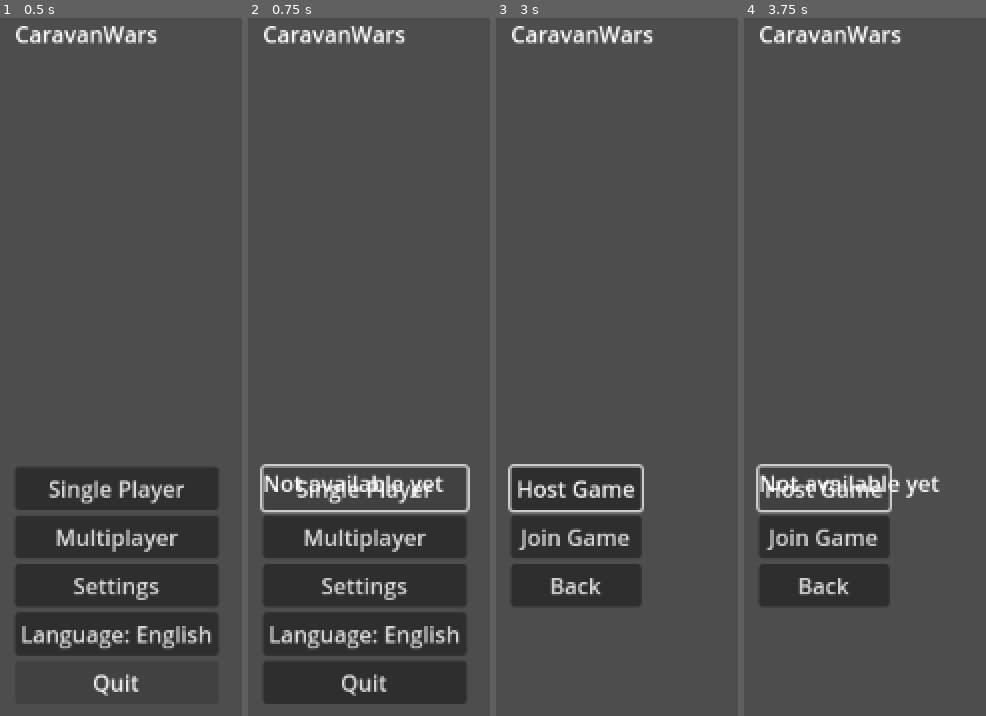
Above: before the commit, frames 1-4 (left to right).
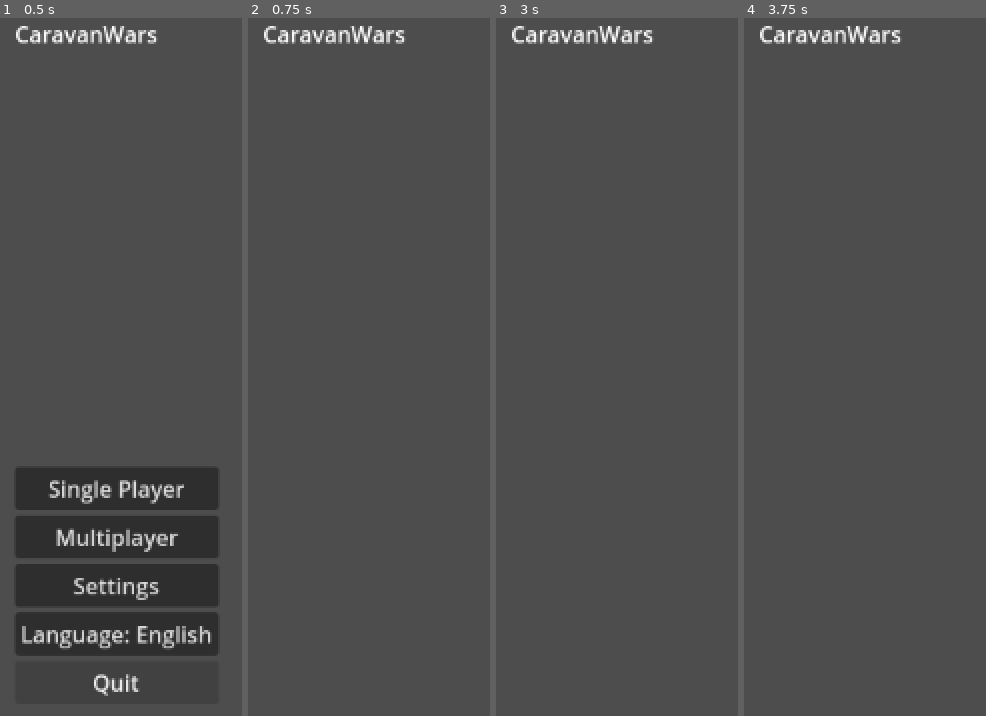
Above: after the commit, the same moments.

Repository: sepa79/CaravanWars
Game: Godot game, scene res://scenes/Main.tscn
Same seed, same stepped clock (60 frames per second), same inputs: the game is played once before the commit and once after it.
Inputs (mouse positions are in pixels of both pictures, inside the frame that each line leads up to):
- Up to frame 1 (0.5 s): no input
- Up to frame 2 (0.75 s): click "Single Player" at 0.5 s
- Up to frame 3 (3 s): click (612, 485) at 1.25 s, where only the run before the commit has a clickable "Single Player"; click (612, 485) at 2 s, where only the run before the commit has a clickable "Single Player"; click (612, 534) at 2.75 s, where only the run before the commit has a clickable "Multiplayer"
- Up to frame 4 (3.75 s): click (823, 485) at 3.5 s, where only the run before the commit has a clickable "Host Game"

Frame 1 is identical in both runs. In frame 2, 22% of the frame differs, in the area x 4-92%, y 63-99%; in frame 3, 9.9%; in frame 4, 8.2%.

Commit message:
feat: add net autoload and connecting scene

Diff:
--- /dev/null
+++ b/game/autoload/Net.gd
@@ -0,0 +1,50 @@
+extends Node
+
+signal state_changed(state: String)
+
+const STATE_MENU := "MENU"
+const STATE_CONNECTING_STARTING_HOST := "CONNECTING.starting_host"
+const STATE_CONNECTING_JOINING_HOST := "CONNECTING.joining_host"
+const STATE_CONNECTING_RETRYING := "CONNECTING.retrying"
+const STATE_READY := "READY"
+const STATE_GAME := "GAME"
+const STATE_FAILED := "FAILED"
+
+var state: String = STATE_MENU
+var last_action: Callable = func() -> void: pass
+var fail_reason: String = ""
+
+func _set_state(new_state: String) -> void:
+    state = new_state
+    state_changed.emit(state)
+
+func start_singleplayer() -> void:
+    last_action = start_singleplayer
+    _set_state(STATE_CONNECTING_STARTING_HOST)
+    # TODO: implement single-player host and join logic
+    _set_state(STATE_READY)
+
+func start_host() -> void:
+    last_action = start_host
+    _set_state(STATE_CONNECTING_STARTING_HOST)
+    # TODO: implement hosting logic
+    _set_state(STATE_READY)
+
+func start_join(address: String) -> void:
+    last_action = func() -> void: start_join(address)
+    _set_state(STATE_CONNECTING_JOINING_HOST)
+    # TODO: implement joining logic
+    _set_state(STATE_READY)
+
+func retry() -> void:
+    if last_action == null:
+        return
+    _set_state(STATE_CONNECTING_RETRYING)
+    last_action.call()
+
+func fail(reason: String) -> void:
+    fail_reason = reason
+    _set_state(STATE_FAILED)
+
+func reset() -> void:
+    _set_state(STATE_MENU)
--- a/game/project.godot
+++ b/game/project.godot
@@ -11,10 +11,11 @@
 [application]
 
 config/name="CaravanWars"
-config/version="0.1.4"
+config/version="0.1.5"
 run/main_scene="res://scenes/Main.tscn"
 config/features=PackedStringArray("4.4")
 
 [autoload]
 App="*res://autoload/App.gd"
 I18N="*res://autoload/I18N.gd"
+Net="*res://autoload/Net.gd"
--- /dev/null
+++ b/game/scenes/Connecting.gd
@@ -0,0 +1,50 @@
+extends Control
+
+@onready var status_label: Label = $Panel/VBoxContainer/StatusLabel
+@onready var retry_button: Button = $Panel/VBoxContainer/Buttons/Retry
+@onready var cancel_button: Button = $Panel/VBoxContainer/Buttons/Cancel
+
+func _ready() -> void:
+    I18N.language_changed.connect(_update_texts)
+    Net.state_changed.connect(_on_net_state_changed)
+    _update_texts()
+    _on_net_state_changed(Net.state)
+
+func _update_texts() -> void:
+    retry_button.text = I18N.t("common.retry")
+    cancel_button.text = I18N.t("common.cancel")
+    _update_status()
+
+func _on_net_state_changed(state: String) -> void:
+    var show := state in [
+        Net.STATE_CONNECTING_STARTING_HOST,
+        Net.STATE_CONNECTING_JOINING_HOST,
+        Net.STATE_CONNECTING_RETRYING,
+        Net.STATE_FAILED,
+    ]
+    visible = show
+    _update_status()
+
+func _update_status() -> void:
+    match Net.state:
+        Net.STATE_CONNECTING_STARTING_HOST:
+            status_label.text = I18N.t("net.hosting_session")
+            retry_button.visible = false
+        Net.STATE_CONNECTING_JOINING_HOST:
+            status_label.text = I18N.t("net.connecting")
+            retry_button.visible = false
+        Net.STATE_CONNECTING_RETRYING:
+            status_label.text = I18N.t("net.retrying")
+            retry_button.visible = false
+        Net.STATE_FAILED:
+            status_label.text = I18N.t("errors.generic")
+            retry_button.visible = true
+        _:
+            status_label.text = ""
+            retry_button.visible = false
+
+func _on_retry_pressed() -> void:
+    Net.retry()
+
+func _on_cancel_pressed() -> void:
+    Net.reset()
--- /dev/null
+++ b/game/scenes/Connecting.tscn
@@ -0,0 +1,34 @@
+[gd_scene load_steps=2 format=4]
+
+[ext_resource path="res://scenes/Connecting.gd" type="Script" id=1]
+
+[node name="Connecting" type="Control"]
+anchor_right = 1.0
+anchor_bottom = 1.0
+script = ExtResource("1")
+
+[node name="Panel" type="Panel" parent="."]
+anchor_right = 1.0
+anchor_bottom = 1.0
+
+[node name="VBoxContainer" type="VBoxContainer" parent="Panel"]
+anchors_preset = 15
+anchor_right = 1.0
+anchor_bottom = 1.0
+alignment = 1
+
+[node name="StatusLabel" type="Label" parent="Panel/VBoxContainer"]
+text = ""
+
+[node name="Buttons" type="HBoxContainer" parent="Panel/VBoxContainer"]
+alignment = 1
+
+[node name="Retry" type="Button" parent="Panel/VBoxContainer/Buttons"]
+text = ""
+visible = false
+
+[node name="Cancel" type="Button" parent="Panel/VBoxContainer/Buttons"]
+text = ""
+
+[connection signal="pressed" from="Panel/VBoxContainer/Buttons/Retry" to="." method="_on_retry_pressed"]
+[connection signal="pressed" from="Panel/VBoxContainer/Buttons/Cancel" to="." method="_on_cancel_pressed"]
--- a/game/scenes/StartMenu.gd
+++ b/game/scenes/StartMenu.gd
@@ -6,9 +6,12 @@
 @onready var not_available_panel: Panel = $NotAvailable
 @onready var not_available_label: Label = $NotAvailable/Label
 @onready var version_label: Label = $Version
+@onready var connecting_ui: Control = preload("res://scenes/Connecting.tscn").instantiate()
 
 func _ready() -> void:
     I18N.language_changed.connect(update_texts)
+    Net.state_changed.connect(_on_net_state_changed)
+    add_child(connecting_ui)
     update_texts()
 
 func update_texts() -> void:
@@ -27,7 +30,7 @@
     version_label.text = "%s %s\n%s %s" % [I18N.t("menu.version"), ProjectSettings.get_setting("application/config/version"), I18N.t("menu.build_type"), build_type]
 
 func _on_single_player_pressed() -> void:
-    show_not_available()
+    Net.start_singleplayer()
 
 func _on_multiplayer_pressed() -> void:
     main_menu.visible = false
@@ -45,10 +48,10 @@
     get_tree().quit()
 
 func _on_host_pressed() -> void:
-    show_not_available()
+    Net.start_host()
 
 func _on_join_pressed() -> void:
-    show_not_available()
+    Net.start_join("")
 
 func _on_back_pressed() -> void:
     multiplayer_menu.visible = false
@@ -62,3 +65,12 @@
 func _unhandled_input(event: InputEvent) -> void:
     if event.is_action_pressed("ui_cancel") and multiplayer_menu.visible:
         _on_back_pressed()
+
+func _on_net_state_changed(state: String) -> void:
+    if state == Net.STATE_MENU:
+        main_menu.visible = true
+        multiplayer_menu.visible = false
+    else:
+        main_menu.visible = false
+        multiplayer_menu.visible = false
+        not_available_panel.visible = false
Not shown, changed: CHANGELOG.md
Not shown, changed: VERSION
